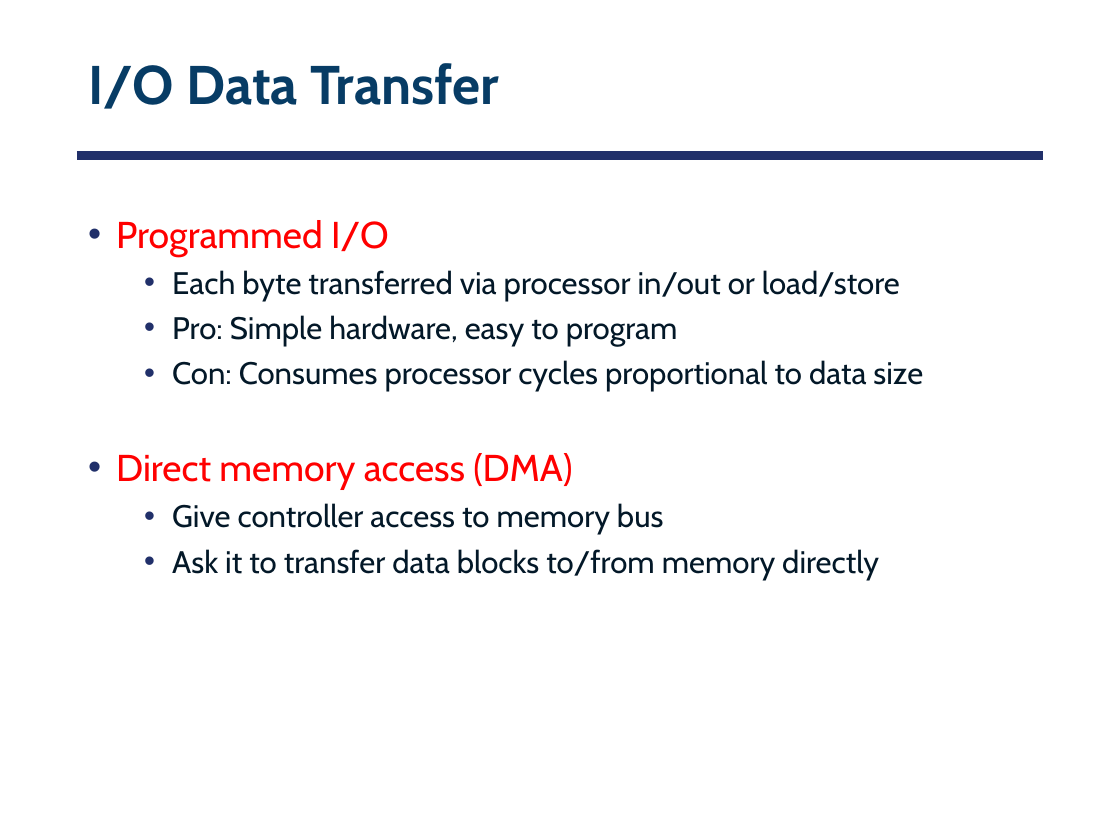
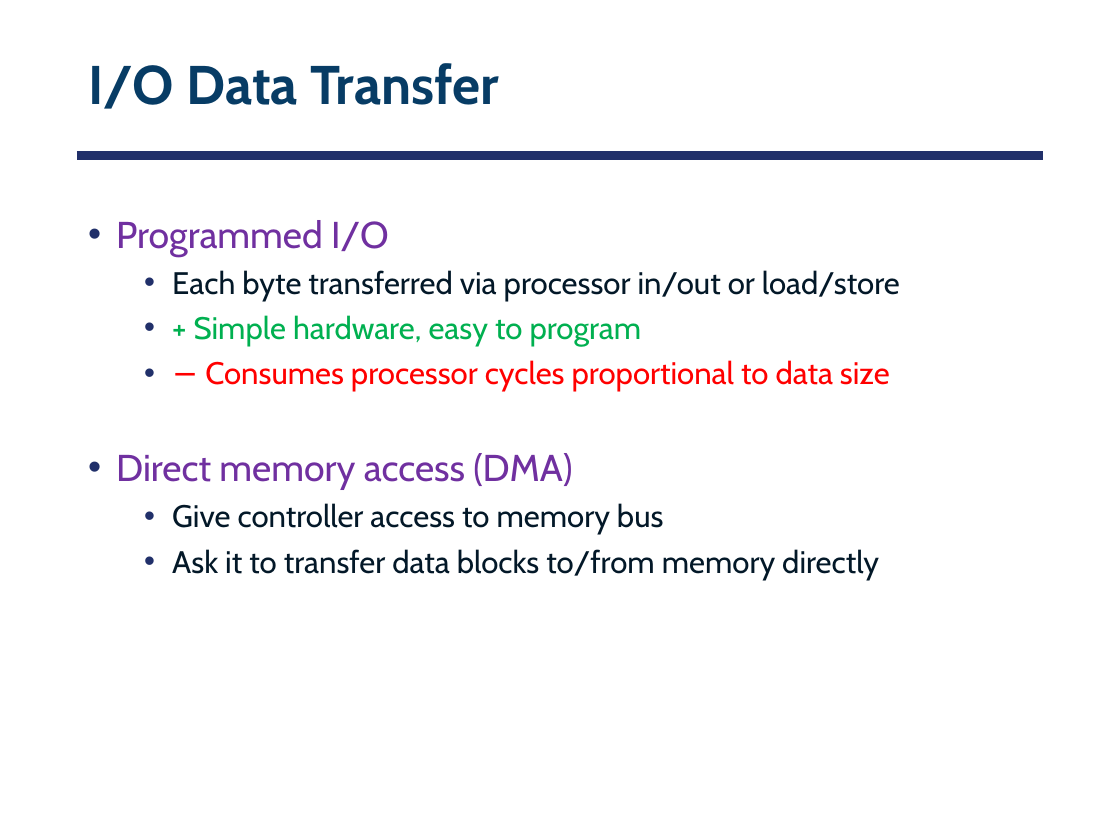
Before and after one commit to smajidzahedi/ECE350, a slide deck: slide 67 of 02-concepts.pptx (slide 68 before the commit). Drawn at 1120x840 pixels with LibreOffice and Linux fonts; fonts in the diff are those of the drawing. Boxes give left, top, right and bottom in pixels: in the first picture for what was removed or moved away, otherwise in the second. Text is boxed around its words. In the diff, an @@ line names an element or a change of style, - is before the commit and + after.

```diff
--- a/02-concepts.pptx
+++ b/02-concepts.pptx
@@ text at <box>116,220,572,490</box>: text colour #FF0000 to #7030A0 in "Programmed I/O", "Direct memory access (DMA)" @@
@@ text at <box>194,315,890,392</box>: text changed; text colour #031828 to #FF0000 @@
-  • Pro: Simple hardware, easy to program
-  • Con: Consumes processor cycles proportional to data size
+  • + Simple hardware, easy to program
+  • − Consumes processor cycles proportional to data size
```
Also in this commit, not shown: 7 other slides changed, 1 slide removed, 4 other files.
